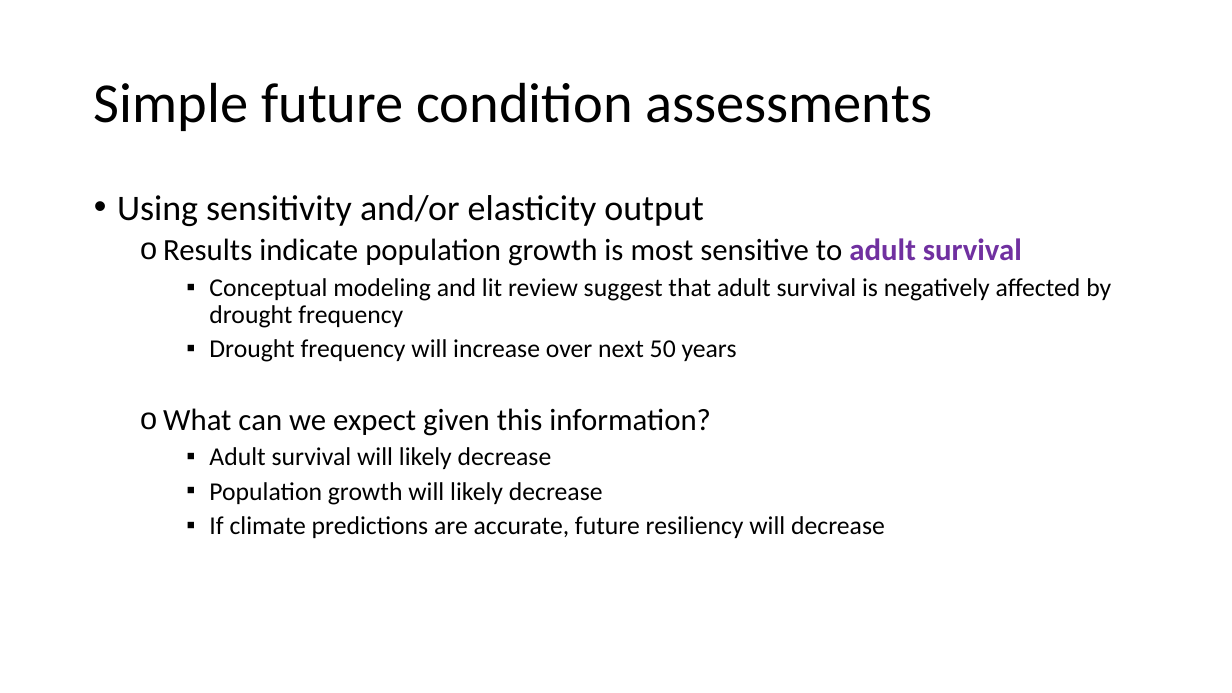
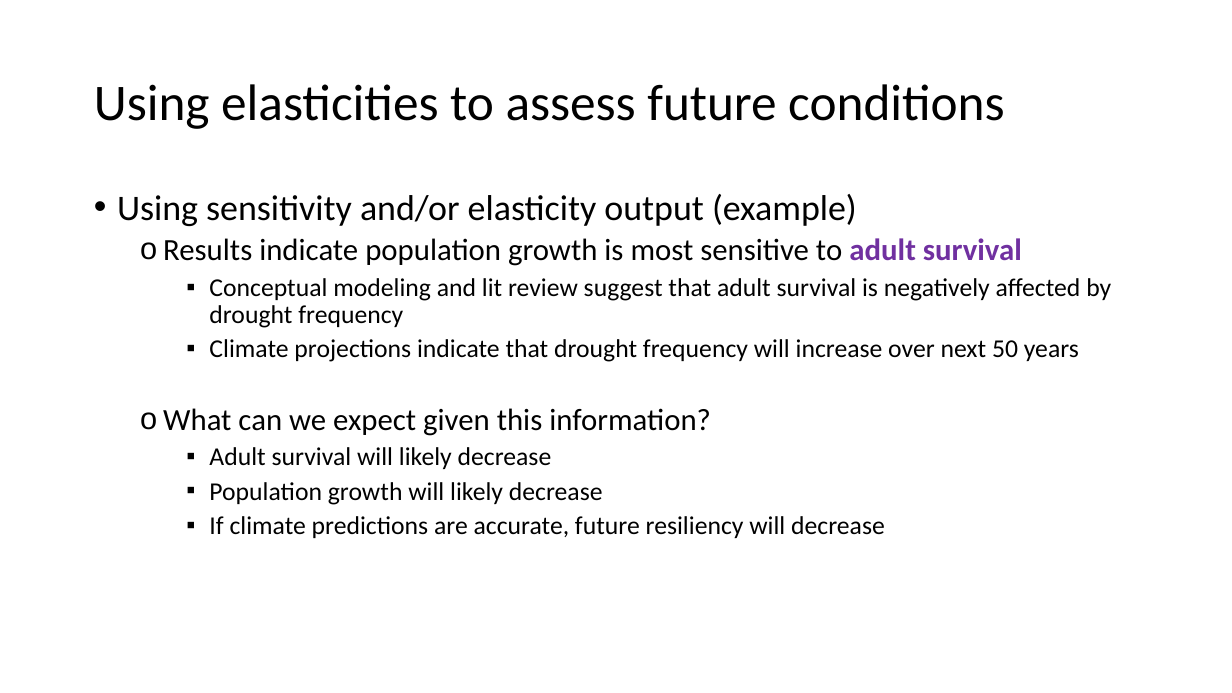
Before and after one commit to annamtucker/ssa-200, a slide deck: slide 40 of static/lectures/SSA_MatrixDemPVA.pptx (slide 18 before the commit). Drawn at 1232x693 pixels with LibreOffice and Linux fonts; fonts in the diff are those of the drawing; background and template pictures are left out. Boxes give left, top, right and bottom in pixels: in the first picture for what was removed or moved away, otherwise in the second. Text is boxed around its words. In the diff, an @@ line names an element or a change of style, - is before the commit and + after.

```diff
--- a/static/lectures/SSA_MatrixDemPVA.pptx
+++ b/static/lectures/SSA_MatrixDemPVA.pptx
@@ title at <box>94,84,1005,129</box>: text changed; size 44 to 40 pt @@
-Simple future condition assessments
+Using elasticities to assess future conditions
@@ text at <box>117,194,857,226</box>: text changed @@
-• Using sensitivity and/or elasticity output
+• Using sensitivity and/or elasticity output (example)
@@ text at <box>209,339,1079,362</box>: text changed @@
-    ▪ Drought frequency will increase over next 50 years
+    ▪ Climate projections indicate that drought frequency will increase over next 50 years
```
Also in this commit, not shown: 16 other slides changed, 37 slides added, 22 slides removed, 15 other files.
